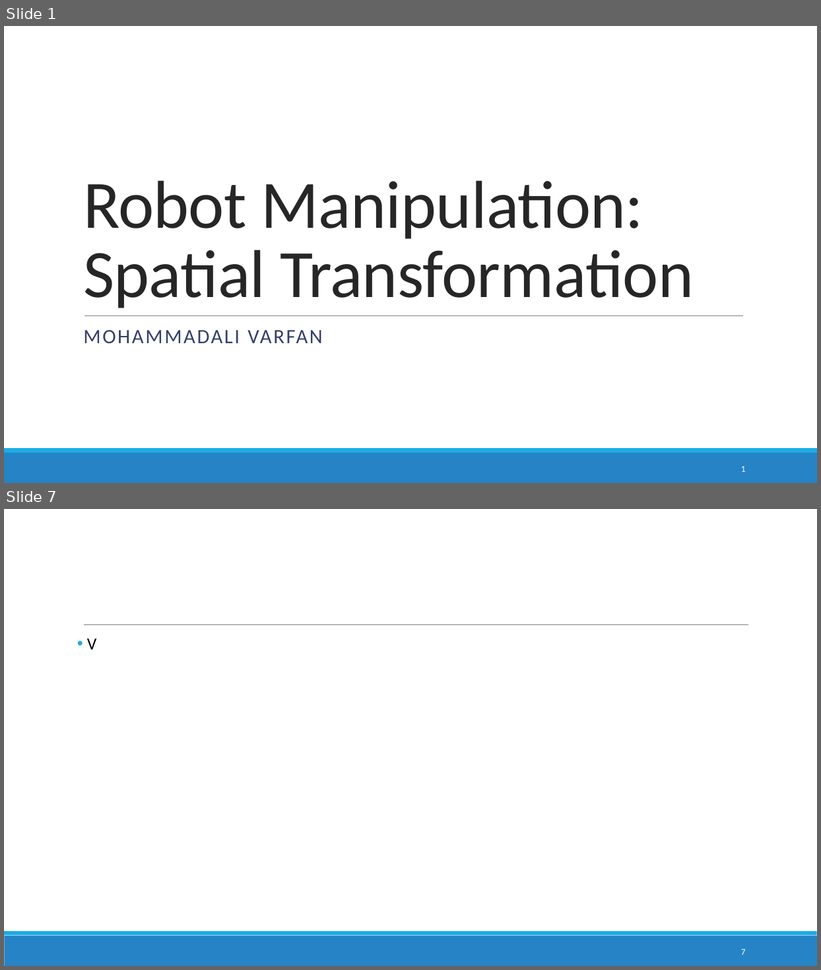
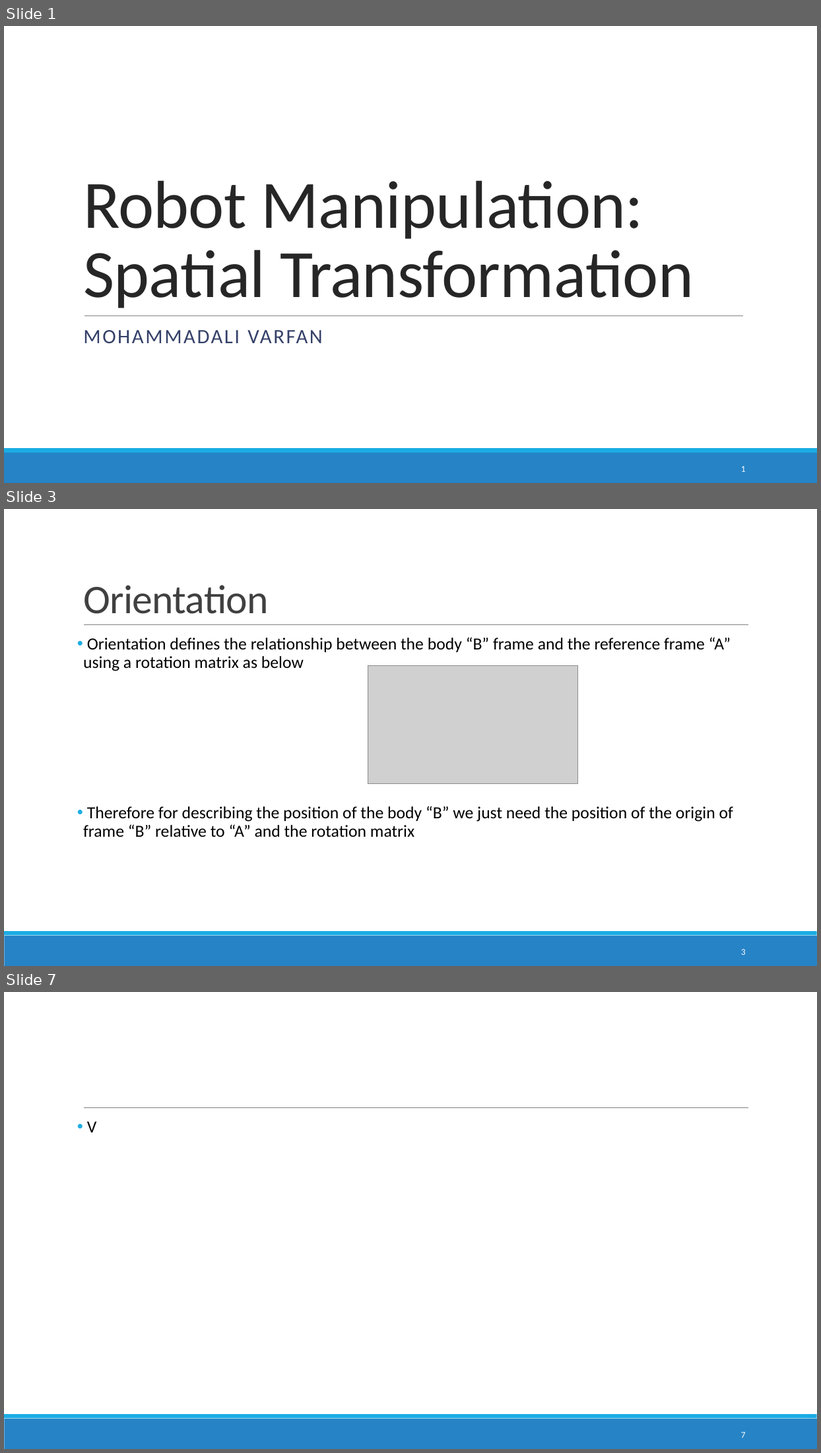
Before and after one commit to avarf/robot_Manipulation, a slide deck: presentations/1/slides_presentation.pptx. Shown one above the other, each under a label of ours: slides 1 and 7 before the commit, slides 1, 3 and 7 after it; the slides between them are not shown. The pictures are 821x970 and 821x1453 pixels, drawn with LibreOffice and Linux fonts; fonts in the diff are those of the drawing; grey boxes stand for pictures. Boxes give left, top, right and bottom in pixels: in the first picture for what was removed or moved away, otherwise in the second. Text is boxed around its words. In the diff, an @@ line names an element or a change of style, - is before the commit and + after.

```diff
--- a/presentations/1/slides_presentation.pptx
+++ b/presentations/1/slides_presentation.pptx
@@ slide 3 added at <box>4,509,817,966</box>, background #FFFFFF; not listed: 3 template elements that a slide beside it also shows @@
@@ title added at <box>83,585,269,614</box>, 48 pt, text #404040 @@
+Orientation
@@ text added at <box>83,637,733,837</box>, 20 pt, text #000000 @@
+• Orientation defines the relationship between the body “B” frame and the reference frame “A” using a rotation matrix as below
+• Therefore for describing the position of the body “B” we just need the position of the origin of frame “B” relative to “A” and the rotation matrix
@@ picture added at <box>368,666,579,784</box> @@
@@ page number added at <box>741,949,746,955</box>, 10.5 pt, text #FFFFFF @@
+3
```
Also in this commit, not shown: 1 slide changed, 3 other slides added, 4 slides removed, 1 other file.
